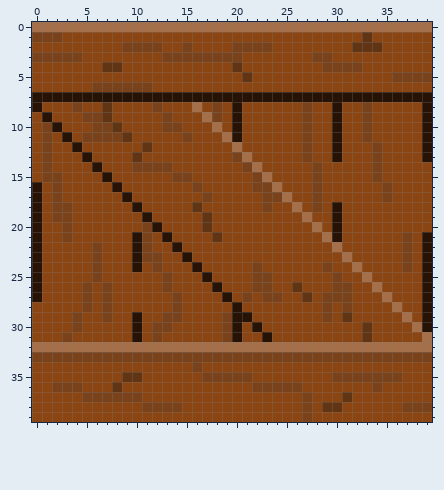
Pixel-art sprite, stored at DirectXGame/Resources/Obj_3d/bite/bite.png. That is the earlier state.
The file is 40x40 pixels. Colours within 5 levels of each other are drawn and written as one.
The result:
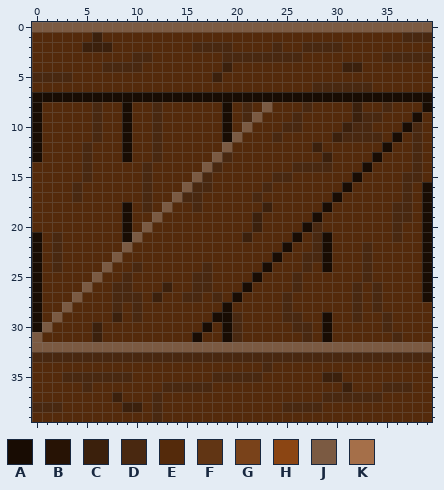
Palette (. is transparent): A #180c03  B #271305  C #3b200c  D #492810  E #542a0b  F #613514  G #79421a  H #8b4513  J #7b5a42  K #a56f49
Edits made:
Changed rows in their new state; - is an unchanged pixel.
first column x 0:
 0 JJJJJJJJJJJJJJJJJJJJJJJJJJJJJJJJJJJJJJJJ
 1 EEEEEECEEEEEEEEEEEEEEEEEEEEEEEEEEEEEEDDD
 2 EEEEECCCEEEEEEEEDDDDEEEEDEEDDDDEEEEEEEEE
 3 EEEEEEEEEEDDEEEEEEEDDDDDDDDEEEEEEEEDDDDD
 4 EEEEEEEDDDDEEEEEEEECEEEEEEEEEEECCEEEEEEE
 5 DDDDEEEEEEEEEEEEEECEEEEEEEEEEEEEEEEEEEEE
 6 EEEEEEEEEEEEEEEEEEEEEEEEEEEEDDDDDDEEEEEE
 7 AAAAAAAAAAAAAAAAAAAAAAAAAAAAAAAAAAAAAAAA
 8 AEEEEEDEEAEEDEEEEEEAEDEJEEEDEEEECEEDEEEA
 9 AEEEEEDEEAEEDEEEEEEAEDJEEEDEEEEECDDEEEAE
10 AEEEEEDEEAEEDEEEEEEAEJEEEDDEEEECDDEEEADE
11 AEEEEEDEEAEEDEEEEEEAJEEEDEEEEECDDDDEAEDE
12 AEEEEDEEEAEEDEEEEEEJEEEEEEEECEEEEEEAEEDE
13 AEEEEDEEEAEEDEEEEEJDEEEEEEEEECEEEEAEEEDE
14 EEEEEDEEEEEDEEEEEJDEEEEEEEDDDDEEEAEEEEDE
15 EEEEEDEEEEEDEEEEJDEEEEEEDDEEEEEEAEEEEDDE
16 EEEEDEEEEEEDEEEJDDEEEEEDEEEEEEEAEEEEEDEA
17 EEEEDEEEEEEDEEJDDEEEEEDEEEEEEEAEEEEEEDEA
18 EEEEEEEEEAEDEJEEDEEEEEECEEEEEAEEEEEEDDEA
19 EEEEEEEEEAEEJEEEEEEEEECEEEEEAEEEEEEEDDEA
20 EEEEEEEEEAEJEEEEEEEEEECEEEEADEEEEEEEDEEA
21 AEDEEEEEEAJEEEEEEEEEECEEEEAEDAEEEEEEDEEA
22 AEDEEEEEEJEEEEEEEEEEEEEEEAEEDAEEEDEEEEEA
23 AEDEEEEEJEEEEEEEEEEEEEEEAEEDDAEEEDEEEEEA
24 AEDEEEEJEEDEEEEEEDEEEEEAEEEDEAEEEDEEEEEA
25 AEEEEEJEEDEEEEEEDDEEEEAEEEDEEEEEEDEEEEEA
26 AEEEEJEEDDEEECEEDDEEEAEEEEDEEEEEDEDEEEEA
27 AEEEJEEEDDDECEEDDEDEAEEEEDEEEEEEDEDEEEEA
28 AEEJEEEEDEDEEEEEEEEAEEEEEDEEEEEEDEDEEEEE
29 AEJEEEEECEDEEEEEEEAADEEEEDDEEAEEDEEDEEEE
30 AJEEEECEEEEEEEEEEAEADEEEEEDDEAEEEEEDEEEE
31 JEEEEECEEEEEEEEEAEEADEEEEEEDEAEEEEEEDEEE
32 JJJJJJJJJJJJJJJJJJJJJJJJJJJJJJJJJJJJJJJJ
33 DDDDDDDDDDDDDDDDDDDDDDDDDDDDDDDDDDDDDDDD
34 EEEEEEEEEEEEEEEEEEEEEEEDEEEEEEEEEEEEEEEE
35 EEEDDDDDDDEEEEEEEEDDDDDEEEEEECCEEEEEEEEE
36 EEEEEDEEEEEEEDDDDDEEEEEEEEEEEEECEEEDDDEE
37 EEEEEEEECEEEDEEEEEEEEEEEEEEEEDDDDDDEEEEE
38 DDDEEEEEECCEDEEEEEEEEEEEEDDDDEEEEEEEEEEE
39 EEEEEEEEEEEEDEEEEEEEEEEEEEEEEEEEEEEEEEEE
Boxes around the changes in both pictures, in picture pixels (x1, y1, x2, y2):
changed: (32, 22, 432, 422)
